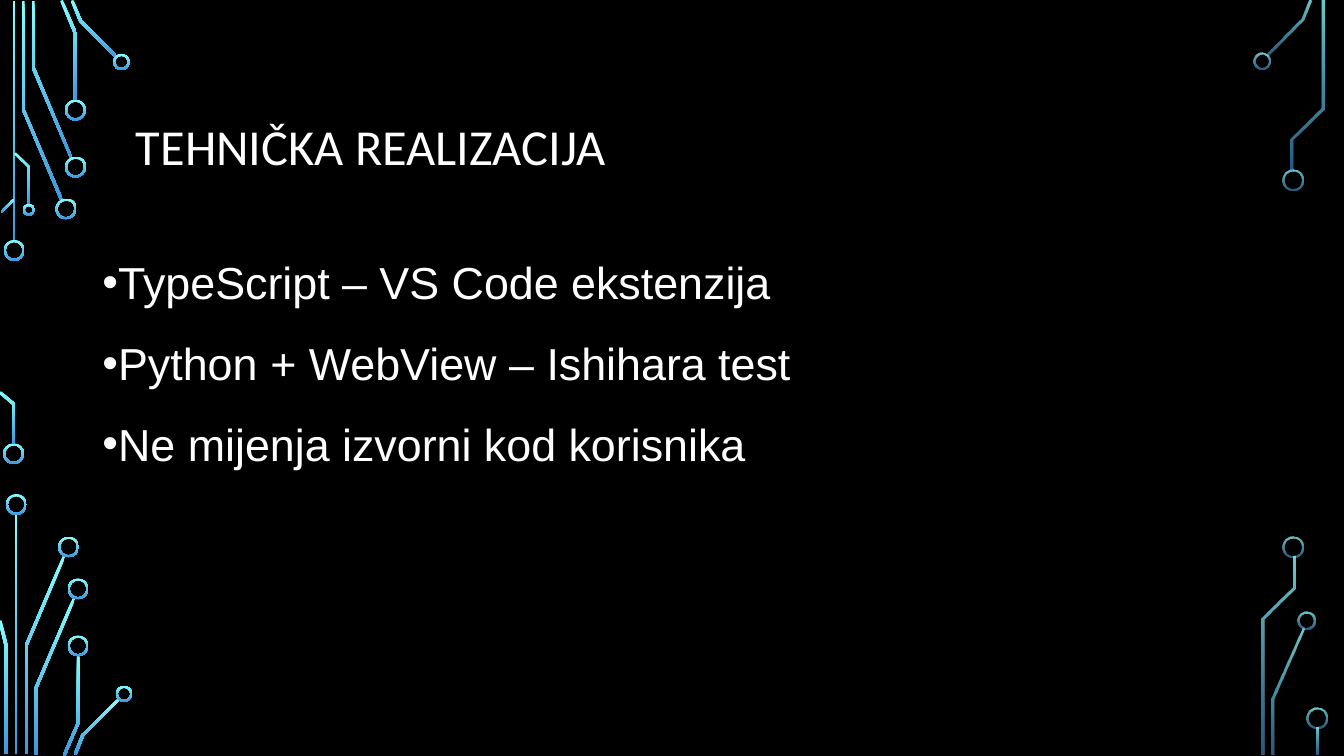
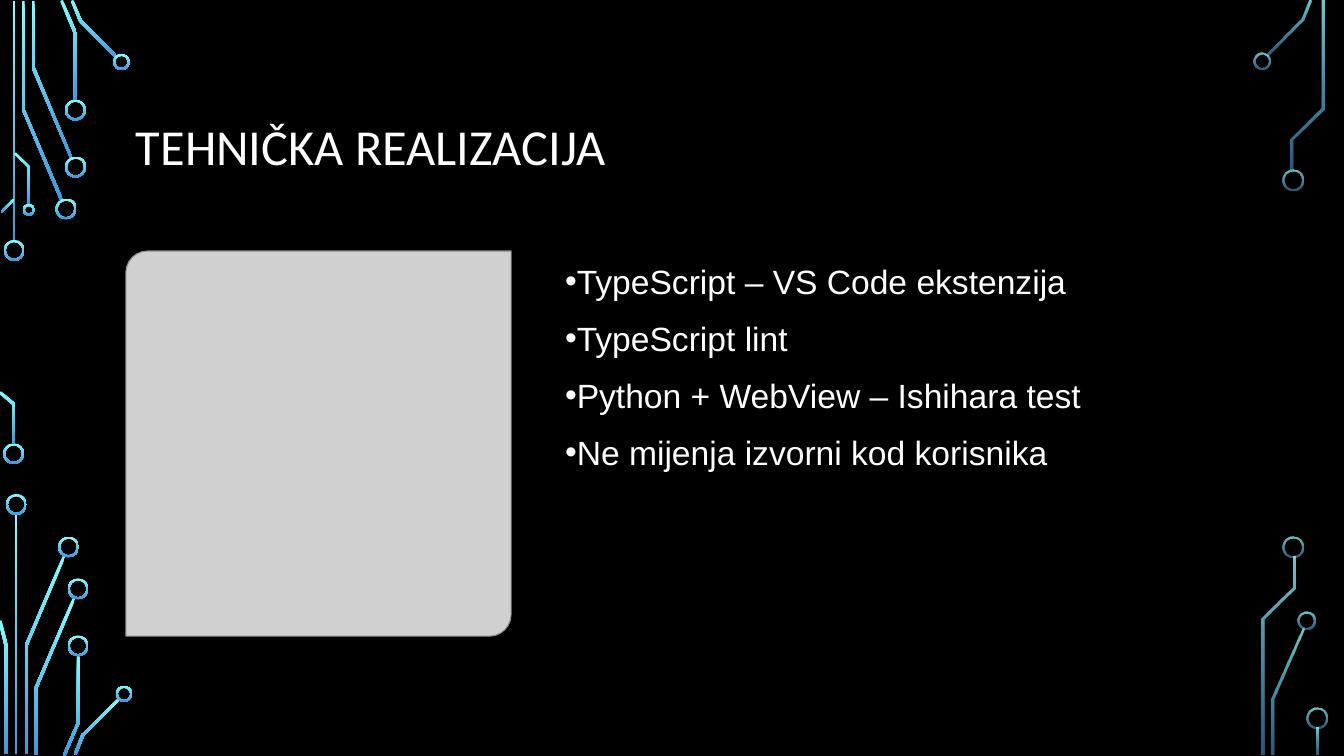
Before and after one commit to Jsjjjs6066/VSC-a11y, a slide deck: slide 13 of docs/VSCA11Y_Prezentacija.pptx. Drawn at 1344x756 pixels with LibreOffice and Linux fonts; fonts in the diff are those of the drawing; grey boxes stand for pictures; background and template pictures are left out. Boxes give left, top, right and bottom in pixels: in the first picture for what was removed or moved away, otherwise in the second. Text is boxed around its words. In the diff, an @@ line names an element or a change of style, - is before the commit and + after.

```diff
--- a/docs/VSCA11Y_Prezentacija.pptx
+++ b/docs/VSCA11Y_Prezentacija.pptx
@@ picture added at [126,251,511,636] @@
@@ text "TypeScript – VS Code ekstenzija": place and size @@
-text "TypeScript – VS Code ekstenzija" at [102,266,790,470]
+text "TypeScript – VS Code ekstenzija" at [565,269,1081,472]
@@ text "TypeScript – VS Code ekstenzija" at [565,269,1081,472]: vertical alignment middle to top @@
@@ text at [565,269,1081,472]: size 32 to 24 pt in "TypeScript – VS Code ekstenzija", "Python + WebView – Ishihara test", "Ne mijenja izvorni kod korisnika"; line spacing 1.5 to 1.2; more space between paragraphs @@
@@ text at [565,326,788,357]: paragraph added @@
+• TypeScript lint
```
Also in this commit, not shown: 1 other slide changed, 2 other files.
